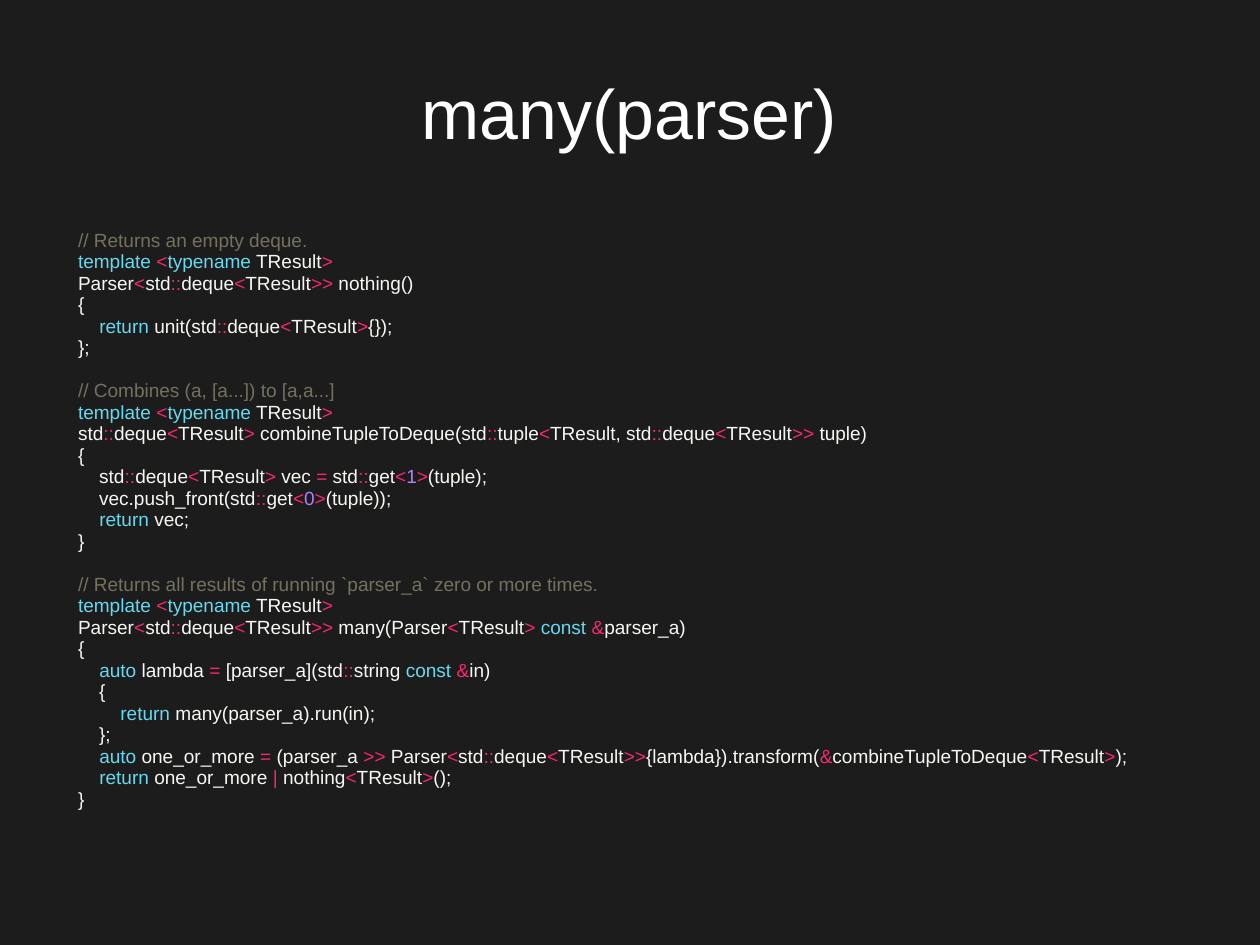
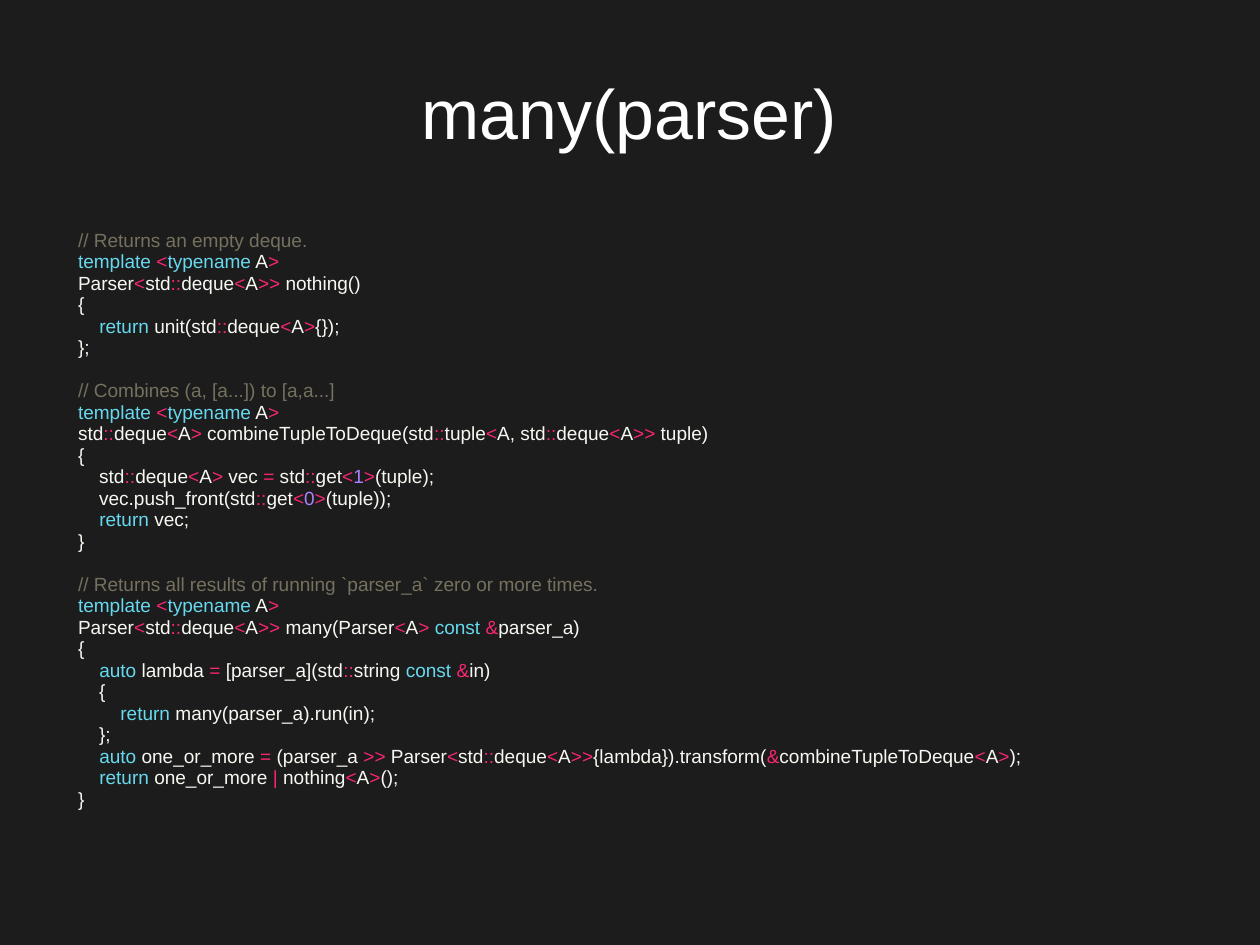
Before and after one commit to Qqwy/cc_pc, a slide deck: slide 32 of presentation2.odp (slide 31 before the commit). Drawn at 1260x945 pixels with LibreOffice and Linux fonts; fonts in the diff are those of the drawing. Boxes give left, top, right and bottom in pixels: in the first picture for what was removed or moved away, otherwise in the second. Text is boxed around its words. In the diff, an @@ line names an element or a change of style, - is before the commit and + after.

```diff
--- a/presentation2.odp
+++ b/presentation2.odp
@@ text at <box>78,254,361,294</box>: text changed @@
-template <typename TResult>
-Parser<std::deque<TResult>> nothing()
+template <typename A>
+Parser<std::deque<A>> nothing()
@@ text at <box>99,319,339,337</box>: text changed @@
-return unit(std::deque<TResult>{});
+return unit(std::deque<A>{});
@@ text at <box>78,405,709,444</box>: text changed @@
-template <typename TResult>
-std::deque<TResult> combineTupleToDeque(std::tuple<TResult, std::deque<TResult>> tuple)
+template <typename A>
+std::deque<A> combineTupleToDeque(std::tuple<A, std::deque<A>> tuple)
@@ text at <box>99,469,434,487</box>: text changed @@
-std::deque<TResult> vec = std::get<1>(tuple);
+std::deque<A> vec = std::get<1>(tuple);
@@ text at <box>78,598,580,638</box>: text changed @@
-template <typename TResult>
-Parser<std::deque<TResult>> many(Parser<TResult> const &parser_a)
+template <typename A>
+Parser<std::deque<A>> many(Parser<A> const &parser_a)
@@ text at <box>99,749,1021,788</box>: text changed @@
-auto one_or_more = (parser_a >> Parser<std::deque<TResult>>{lambda}).transform(&combineTupleToDeque<TResult>);
-return one_or_more | nothing<TResult>();
+auto one_or_more = (parser_a >> Parser<std::deque<A>>{lambda}).transform(&combineTupleToDeque<A>);
+return one_or_more | nothing<A>();
```
Also in this commit, not shown: 1 other slide changed, 6 slides added, 3 other files.
